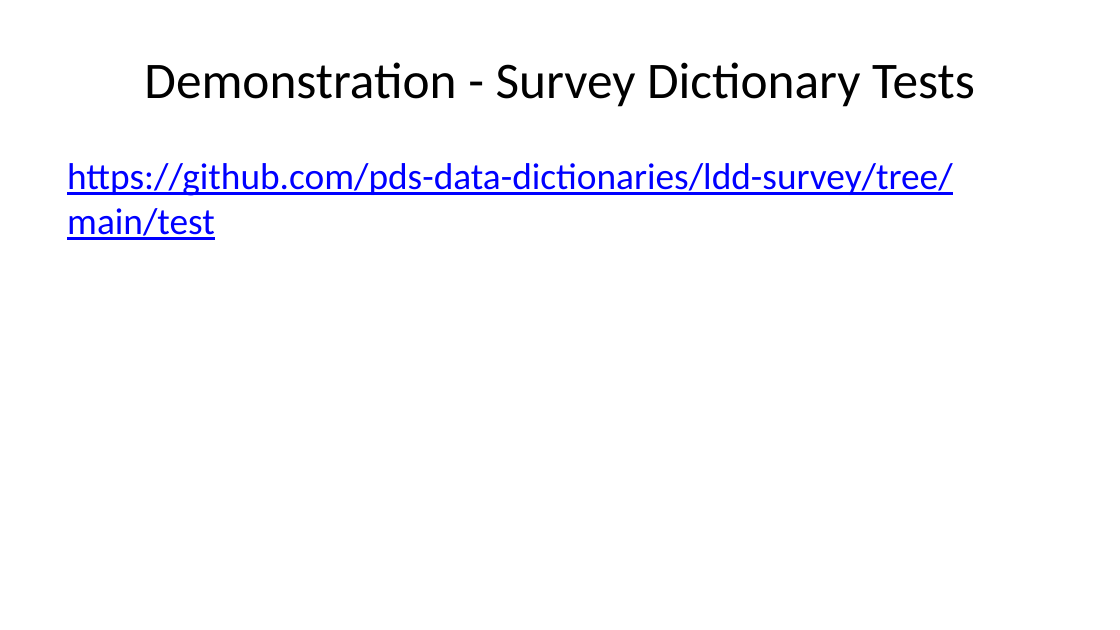
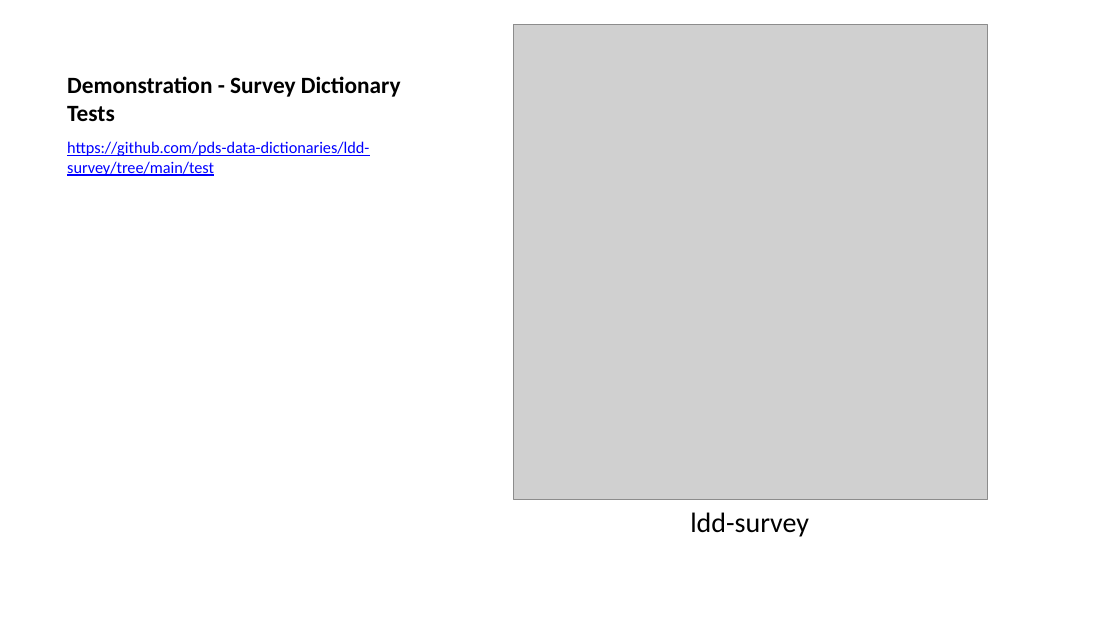
Before and after one commit to sbn-psi/dmsp, a slide deck: slide 15 of LDDTesting/stone-LDDTestingPrinciples.pptx. Drawn at 1120x630 pixels with LibreOffice and Linux fonts; fonts in the diff are those of the drawing; grey boxes stand for pictures. Boxes give left, top, right and bottom in pixels: in the first picture for what was removed or moved away, otherwise in the second. Text is boxed around its words. In the diff, an @@ line names an element or a change of style, - is before the commit and + after.

```diff
--- a/LDDTesting/stone-LDDTestingPrinciples.pptx
+++ b/LDDTesting/stone-LDDTestingPrinciples.pptx
@@ title "Demonstration - Survey Dictionary Tests" at [67, 76, 401, 121]: size 33 to 15 pt, bold on; alignment centre to left; vertical alignment middle to bottom @@
@@ picture added at [513, 25, 988, 500] @@
@@ text "https://github.com/pds-data-dictionaries/ldd-survey/tree/mai ...": place and size @@
-text "https://github.com/pds-data-dictionaries/ldd-survey/tree/mai ..." at [67, 163, 952, 240]
+text "https://github.com/pds-data-dictionaries/ldd-survey/tree/mai ..." at [67, 141, 369, 176]
@@ text "https://github.com/pds-data-dictionaries/ldd-survey/tree/mai ..." at [67, 141, 369, 176]: size 24 to 10.5 pt; less space between paragraphs @@
@@ text added at [690, 512, 809, 537], 18 pt, text #000000 @@
+ldd-survey
```
Also in this commit, not shown: 3 other slides changed, 2 slides added, 7 other files.
